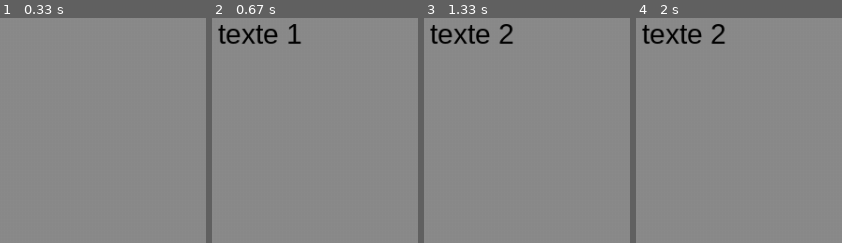
Above: before the commit, frames 1-4 (left to right).
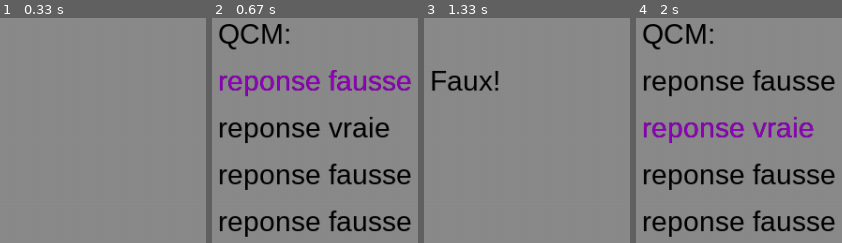
Above: after the commit, the same moments.

Repository: GEThub2807/MiniStudio
Game: pygame game, started from NPC Dialogue + QCM.py
Two runs of this game, one before a commit and one after it. Both use one fixed random seed, a clock stepped at 60 frames per second and the inputs below.
Inputs:
- Up to frame 1 (0.33 s): no input
- Up to frame 2 (0.67 s): tap E at 0.33 s
- Up to frame 3 (1.33 s): tap E at 0.67 s
- Up to frame 4 (2 s): hold Down from 1.63 s (still down)

Frame 1 is identical in both runs. In frame 2, 15% of the frame differs, in the area x 2-97%, y 2-98%; in frame 3, 2.7%; in frame 4, 15%.

Commit message:
Added right or wrong answers

Diff:
--- a/NPC Dialogue + QCM.py
+++ b/NPC Dialogue + QCM.py
@@ -12,7 +12,8 @@
 
 # This is where the text is stored
 firstTextList = ["texte 1", "texte 2", "texte 3"]
-qcm = ["QCM:", "reponse fausse", "reponse vraie", "reponse fausse"]
+qcm = ["QCM:", "reponse fausse", "reponse vraie", "reponse fausse", "reponse fausse"]
+qcmBonneReponse = 2
 
 # Fills the screen gray
 fill = (140, 140, 140)
@@ -64,7 +65,7 @@
     # Refreshes the screen
     pygame.display.flip()
 
-def NPCQCM(count, dialogList, interactKey):
+def NPCQCM(count, dialogList, interactKey, qcmBonneReponse):
     run = True
     spacing = 50
     selection = 1
@@ -87,10 +88,17 @@
                         displayText(dialogList[x], textFont, (0, 0, 0), SCREEN_WIDTH/4, SCREEN_HEIGHT/4 + x*spacing)
                     # Initial selected
                     displayText(dialogList[1], textFont, (147, 0, 191), SCREEN_WIDTH/4, SCREEN_HEIGHT/4 + spacing)
+
+                    if count == 1:
+                        screen.fill(fill) # Clears the screen
+                        if selection == qcmBonneReponse:
+                            displayText("Correct!", textFont, (0, 0, 0), SCREEN_WIDTH/4, SCREEN_HEIGHT/4 + spacing)
+                        else:
+                            displayText("Faux!", textFont, (0, 0, 0), SCREEN_WIDTH/4, SCREEN_HEIGHT/4 + spacing)
                     pygame.display.flip()
 
                     # Exit
-                    if count == 1:
+                    if count == 2:
                         run = False
 
                 # Selection
@@ -98,12 +106,14 @@
                     Select(arrayLength, dialogList, spacing, selection - 1)
                     selection = selection - 1
 
-                if pressed[pygame.K_DOWN] and selection < 3: # Down
+                if pressed[pygame.K_DOWN] and selection < (len(qcm)-1): # Down
                     Select(arrayLength, dialogList, spacing, selection + 1)
                     selection = selection + 1
 
-NPCDialog(count, firstTextList, interactKey)
-NPCQCM(count, qcm, interactKey)
+
+#NPCDialog(count, firstTextList, interactKey)
+NPCQCM(count, qcm, interactKey, qcmBonneReponse)
+
 
 # Fermeture de Pygame
 pygame.quit()
